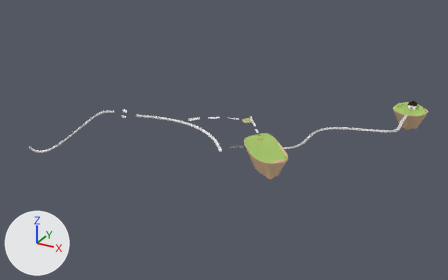
The Blender file BlenderFiles/level_geometry/1-1_isle.blend as it was, and as the next commit left it.
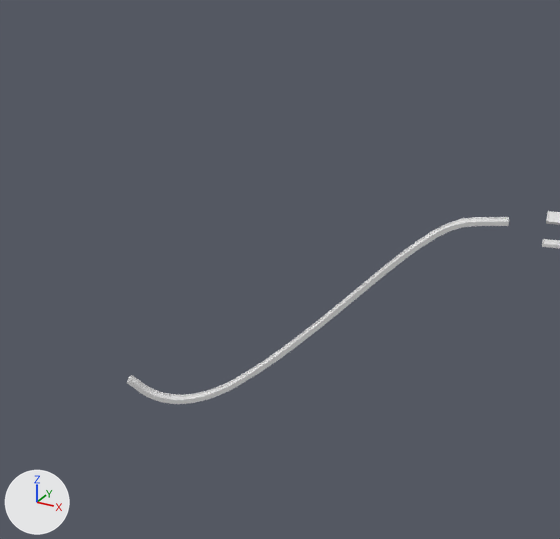
There are two pictures of each version: one whole from a 50 mm camera at (241.0, -1236.0, 457.0) aimed at (-303.0, -247.0, -37.0), one close up on the part from 0% to 28% of the width and 22% to 65% of the height. The axes (+X, +Y, +Z) are drawn at lower left. The lights are the same throughout.

Before the edit, the objects in view are built like this:
```python
me_cube_021 = bpy.data.meshes.new('Cube.021')
me_cube_021.from_pydata(...)  # 14 vertices, 8 faces; spans x -1.0..1.0, y -2.75..0.0, z -0.64..1.31
ob_track_4___road = bpy.data.objects.new('Track 4 - Road', me_cube_021)
ob_track_4___road.parent = ob_track_4
ob_track_4___road.location = (-0.0000179, -0.994, 0.0)
_m = ob_track_4___road.modifiers.new('Mirror', 'MIRROR')
_m.use_axis = (False, True, False)
_m.merge_threshold = 0.1
_m = ob_track_4___road.modifiers.new('Array', 'ARRAY')
_m.fit_type = 'FIT_CURVE'
_m.curve = ob_track_4___curve
_m.constant_offset_displace = (0.0, 0.0, 0.0)
_m.merge_threshold = 0.1
_m.start_cap = ob_track_4___road___start_cap
_m.end_cap = ob_track_4___road___end_ca
_m = ob_track_4___road.modifiers.new('Curve', 'CURVE')
_m.object = ob_track_4___curve
```
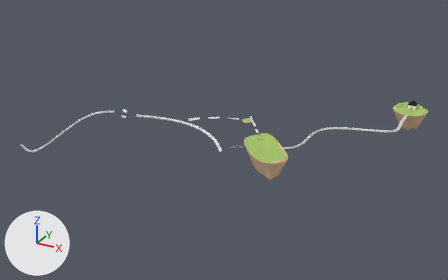
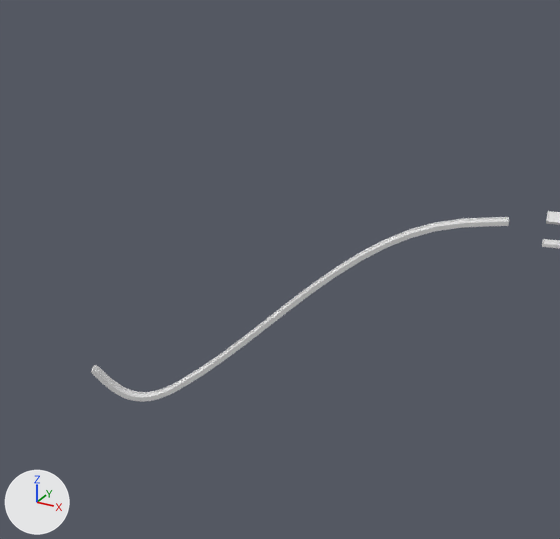
Patch to the scene script:
```diff
--- a/BlenderFiles/level_geometry/1-1_isle.blend.py
+++ b/BlenderFiles/level_geometry/1-1_isle.blend.py
@@ cu_nurbspath_005 @@
 _sp = cu_nurbspath_005.splines.new('BEZIER'); _sp.bezier_points.add(3)
-_sp.bezier_points.foreach_set('co', [-12.24, 0.456, 0.0, 6.237, 0.0000322, 0.0, 107.1, -0.325, -68.29, 148.8, -0.567, -66.36])
-_sp.bezier_points.foreach_set('handle_left', [-18.4, 0.607, 0.0, -0.181, 0.0233, 0.804, 66.76, -0.121, -46.41, 139.2, -0.551, -77.75])
-_sp.bezier_points.foreach_set('handle_right', [-6.08, 0.304, 0.0, 26.26, -0.0726, -2.508, 123.1, -0.406, -76.95, 167.6, -0.598, -44.02])
+_sp.bezier_points.foreach_set('co', [-12.24, 0.456, 0.0, 6.237, 0.0000322, 0.0, 131.1, -0.325, -68.29, 163.8, -0.567, -60.26])
+_sp.bezier_points.foreach_set('handle_left', [-18.4, 0.607, 0.0, -0.231, 0.0103, 0.115, 90.75, -0.121, -46.74, 155.2, -0.553, -72.44])
+_sp.bezier_points.foreach_set('handle_right', [-6.08, 0.304, 0.0, 52.0, -0.0729, -0.81, 147.2, -0.406, -76.85, 183.3, -0.598, -32.56])
 for _p, _l, _r in zip(_sp.bezier_points, ['ALIGNED', 'ALIGNED', 'ALIGNED', 'ALIGNED'], ['ALIGNED', 'ALIGNED', 'ALIGNED', 'ALIGNED']): _p.handle_left_type = _l; _p.handle_right_type = _r
```

Where the change shows, as pixel boxes (x1, y1, x2, y2) in the close-ups (560 x 539 px):
'Track 4 - Road', reshaped (9% wider)
    before: (127, 217, 509, 404)
    after: (91, 217, 509, 402)
